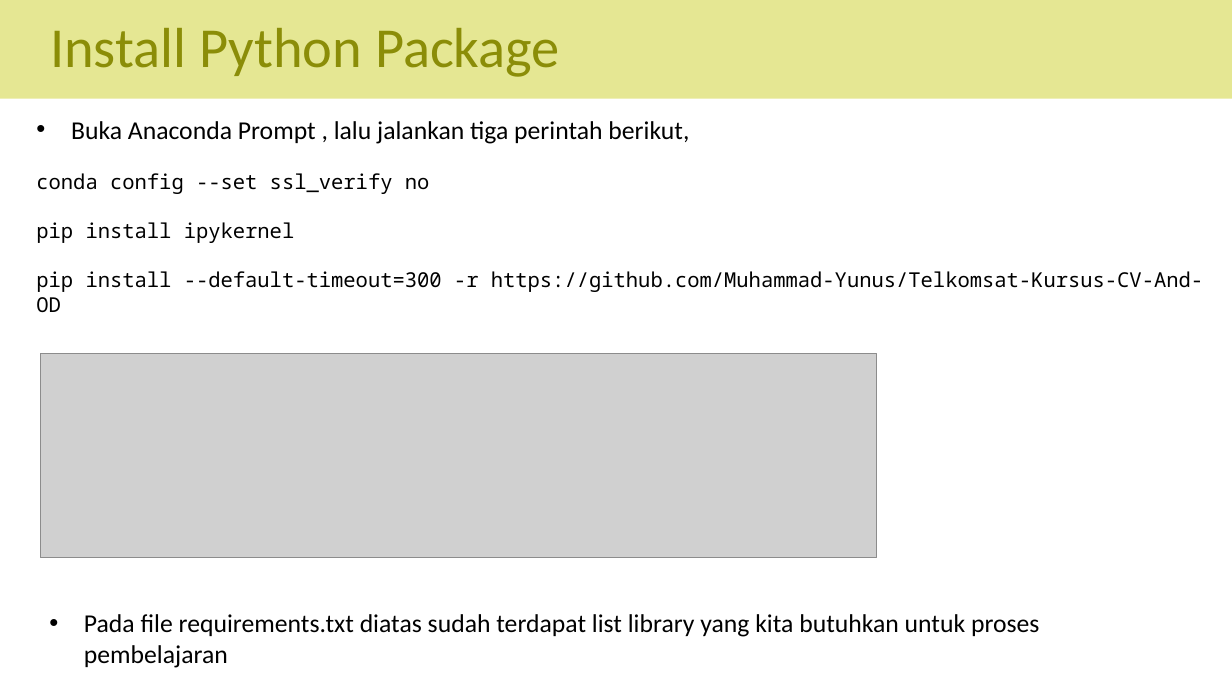
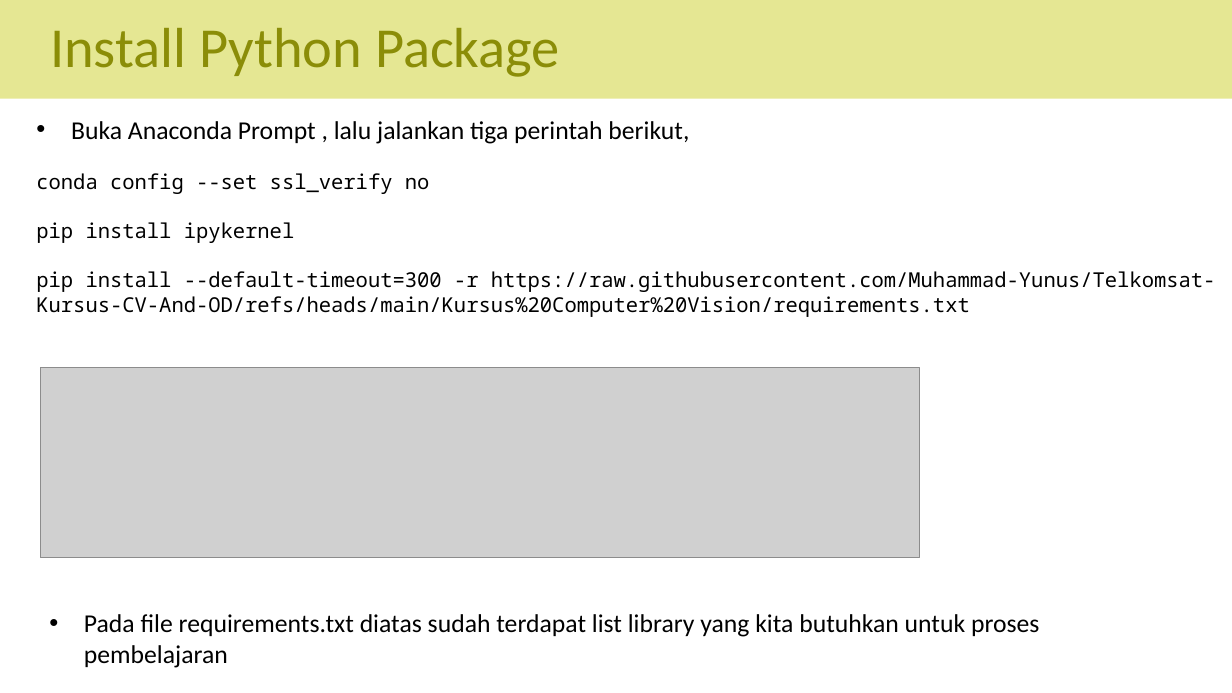
Before and after one commit to Muhammad-Yunus/Telkomsat-Kursus-CV-And-OD, a slide deck: slide 9 of Kursus Computer Vision/Pengenalan Anaconda Dan VS Code Jupyter Notebook.pptx. Drawn at 1232x693 pixels with LibreOffice and Linux fonts; fonts in the diff are those of the drawing; grey boxes stand for pictures. Boxes give left, top, right and bottom in pixels: in the first picture for what was removed or moved away, otherwise in the second. Text is boxed around its words. In the diff, an @@ line names an element or a change of style, - is before the commit and + after.

```diff
--- a/Kursus Computer Vision/Pengenalan Anaconda Dan VS Code Jupyter Notebook.pptx
+++ b/Kursus Computer Vision/Pengenalan Anaconda Dan VS Code Jupyter Notebook.pptx
@@ text at [36, 271, 1216, 317]: text changed @@
-pip install --default-timeout=300 -r https://github.com/Muhammad-Yunus/Telkomsat-Kursus-CV-And-OD
+pip install --default-timeout=300 -r https://raw.githubusercontent.com/Muhammad-Yunus/Telkomsat-Kursus-CV-And-OD/refs/heads/main/Kursus%20Computer%20Vision/requirements.txt
@@ picture: place and size @@
-picture at [40, 353, 877, 557]
+picture at [40, 368, 919, 558]
```
Also in this commit, not shown: 2 other files.
